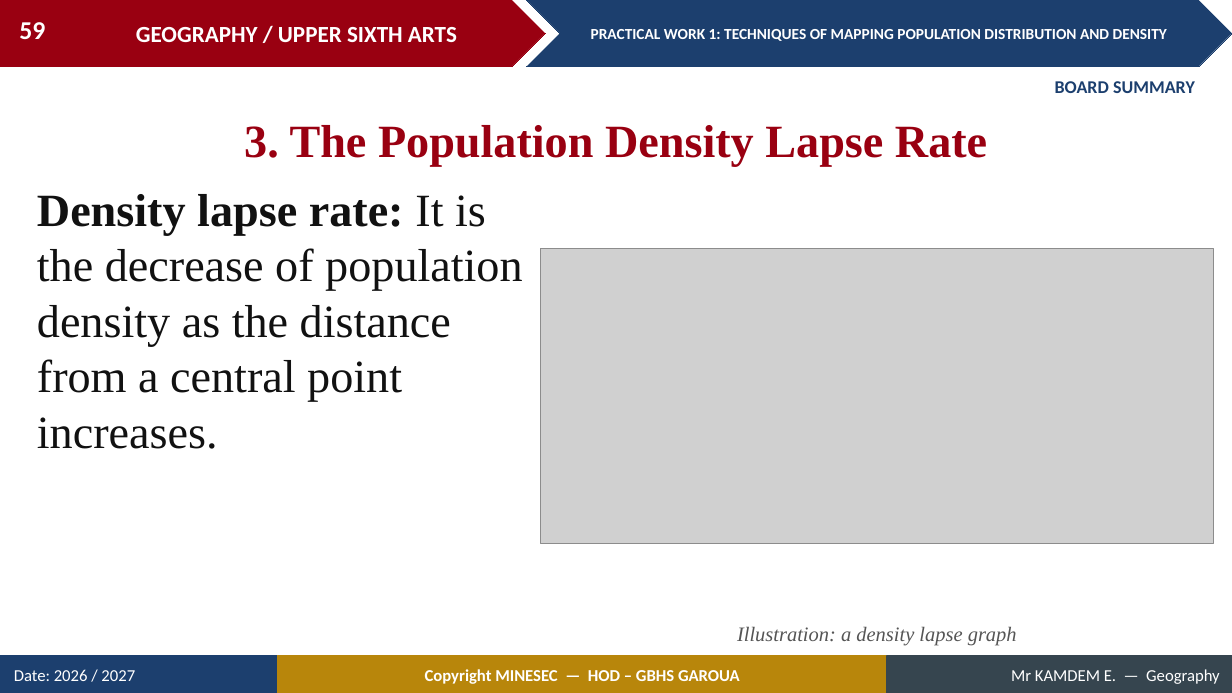
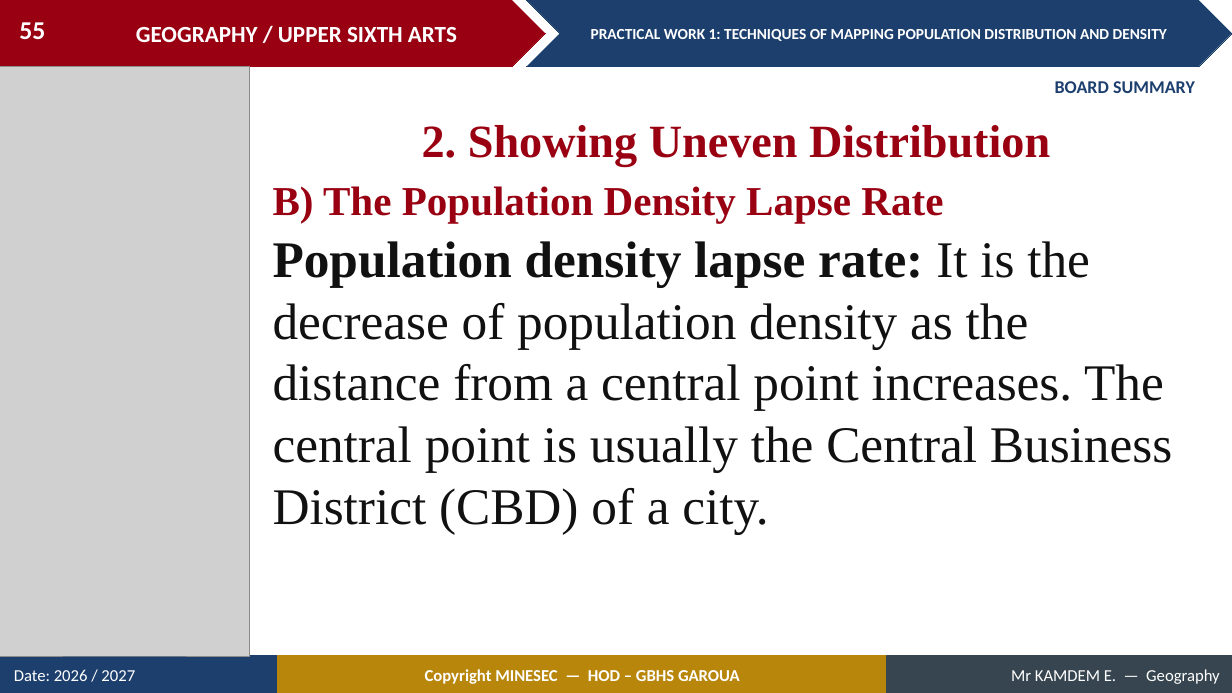
Before and after one commit to Berthautk/linea-github, a slide deck: slide 55 of lecons/USA/Population Geography/03_USA_POP_PW01_Techniques_of_Mapping_Population_Distribution_and_Density.pptx (slide 59 before the commit). Drawn at 1232x693 pixels with LibreOffice and Linux fonts; fonts in the diff are those of the drawing; grey boxes stand for pictures. Boxes give left, top, right and bottom in pixels: in the first picture for what was removed or moved away, otherwise in the second. Text is boxed around its words. In the diff, an @@ line names an element or a change of style, - is before the commit and + after.

```diff
--- a/lecons/USA/Population Geography/03_USA_POP_PW01_Techniques_of_Mapping_Population_Distribution_and_Density.pptx
+++ b/lecons/USA/Population Geography/03_USA_POP_PW01_Techniques_of_Mapping_Population_Distribution_and_Density.pptx
@@ page number at [19,22,45,39]: text changed @@
-59
+55
@@ picture added at [0,67,250,656] @@
@@ text added at [422,125,1050,166], 36 pt, text #990011, bold @@
+2. Showing Uneven Distribution
@@ text at [273,186,943,222]: text changed; size 36 to 32 pt @@
-3. The Population Density Lapse Rate
+B) The Population Density Lapse Rate
@@ text at [273,241,1172,534]: text changed; size 36 to 40 pt @@
-Density lapse rate: It is the decrease of population density as the distance from a central point increases.
+Population density lapse rate: It is the decrease of population density as the distance from a central point increases. The central point is usually the Central Business District (CBD) of a city.
@@ picture removed at [541,249,1214,543] @@
@@ text removed at [737,626,1017,646] @@
-Illustration: a density lapse graph
```
Also in this commit, not shown: 29 other slides changed, 2 slides added, 8 slides removed, 3 other files.
